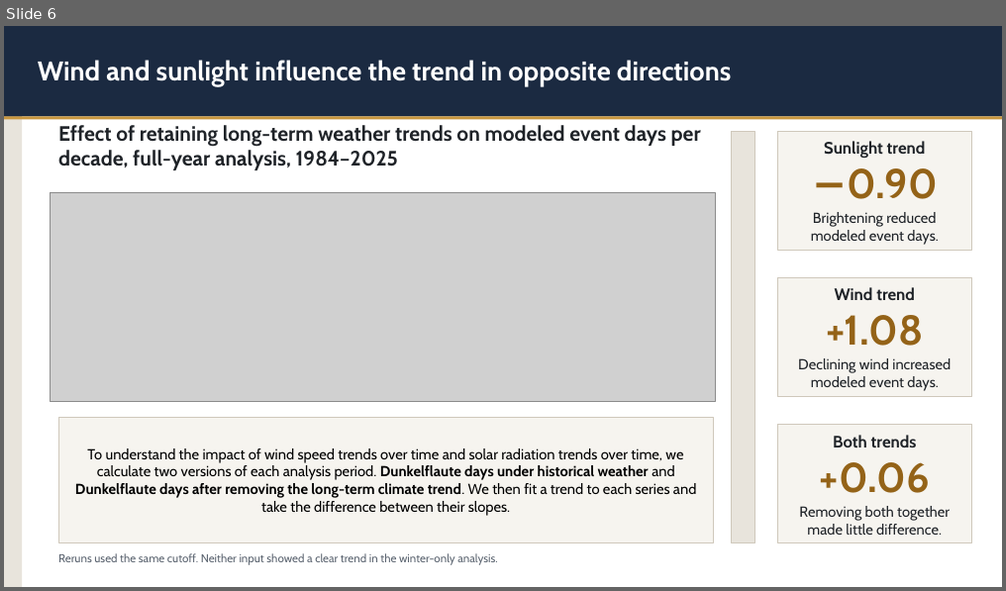
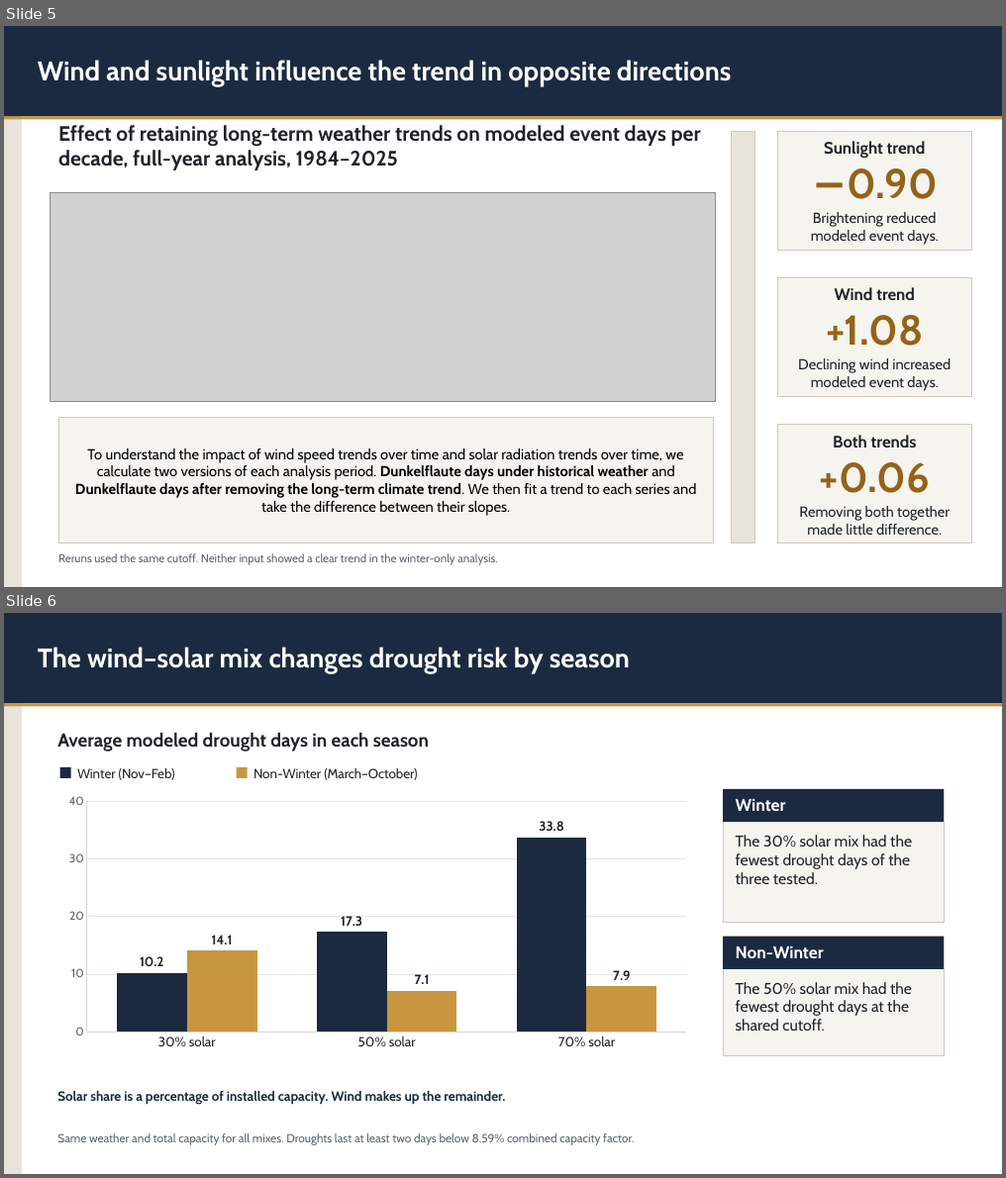
Before and after one commit to asakti47/dunkelflaute-explorer, a slide deck: Dunkelflaute Presentation.pptx. Shown one above the other, each under a label of ours: slide 6 before the commit, slides 5 and 6 after it. The pictures are 1006x591 and 1006x1178 pixels, drawn with LibreOffice and Linux fonts; fonts in the diff are those of the drawing; grey boxes stand for pictures. Boxes give left, top, right and bottom in pixels: in the first picture for what was removed or moved away, otherwise in the second. Text is boxed around its words. In the diff, an @@ line names an element or a change of style, - is before the commit and + after.

```diff
--- a/Dunkelflaute Presentation.pptx
+++ b/Dunkelflaute Presentation.pptx
@@ slide 6 added at [4,613,1002,1174], background #FFFFFF @@
@@ rectangle added at [4,613,22,1174], fill #E8E4DC @@
@@ rectangle added at [4,613,1002,703], fill #1B2A41 @@
@@ text added at [38,647,630,673], 26 pt, text #FFFFFF, bold @@
+The wind–solar mix changes drought risk by season
@@ rectangle added at [4,703,1002,707], fill #C8963E @@
@@ text added at [57,733,429,752], 18 pt, text #1F2328, bold @@
+Average modeled drought days in each season
@@ column chart added at [56,789,699,1056] @@
+categories: 30% solar, 50% solar, 70% solar
+Series 1: 10.2, 17.3, 33.8
+Series 2: 14.1, 7.1, 7.9
@@ rectangle added at [60,767,71,778], fill #1B2A41 @@
@@ text added at [77,768,175,780], 12.8 pt, text #1F2328 @@
+Winter (Nov–Feb)
@@ rectangle added at [236,767,248,778], fill #C8963E @@
@@ text added at [253,768,417,780], 12.8 pt, text #1F2328 @@
+Non-Winter (March–October)
@@ rectangle added at [723,789,944,922], fill #F6F4EF, outline #CFC8BB 0.75 pt @@
@@ rectangle added at [723,789,944,822], fill #1B2A41 @@
@@ text added at [736,799,786,811], 16.5 pt, text #FFFFFF, bold @@
+Winter
@@ text added at [736,835,912,884], 15 pt, text #1F2328 @@
+The 30% solar mix had the fewest drought days of the three tested.
@@ rectangle added at [723,937,944,1056], fill #F6F4EF, outline #CFC8BB 0.75 pt @@
@@ rectangle added at [723,937,944,969], fill #1B2A41 @@
@@ text added at [736,947,824,959], 16.5 pt, text #FFFFFF, bold @@
+Non-Winter
@@ text added at [736,982,912,1031], 15 pt, text #1F2328 @@
+The 50% solar mix had the fewest drought days at the shared cutoff.
@@ text added at [57,1091,505,1105], 12.8 pt, text #1B2A41, bold @@
+Solar share is a percentage of installed capacity. Wind makes up the remainder.
@@ text added at [57,1134,634,1146], 11.2 pt, text #5B6470 @@
+Same weather and total capacity for all mixes. Droughts last at least two days below 8.59% combined capacity factor.
@@ what was slide 6 is now slide 5 @@
```
Also in this commit, not shown: 2 slides changed, 1 slide removed.
